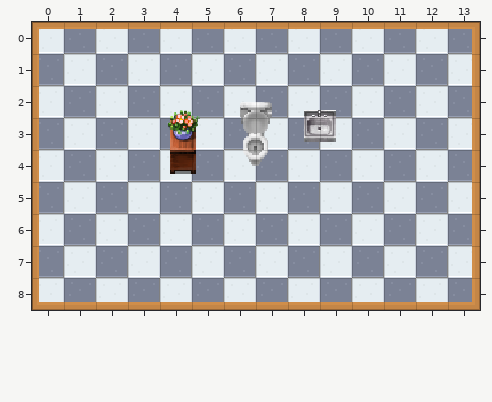
Level history. Tiled map: android/assets/levels/level-bathroom.tmx. Above is the file before it was changed.
Cells are 32x32 px. Shown: x 0..13, y 0..8.
The result:
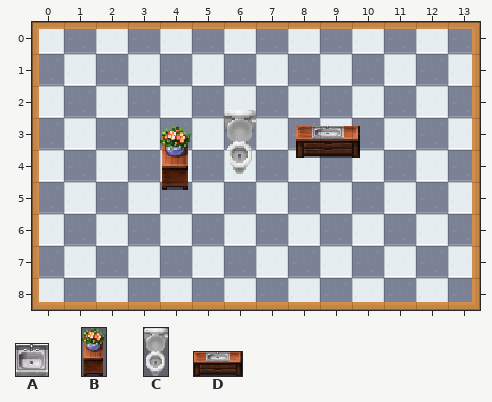
Key: from "objects": A 0 "sink", B 1 "table-flower", C 2 "toilet", D 3 "table-sink".
Objects are placed by their top-left corner, in cells (3,4 is the top-left corner of cell 3,4); size is 1x1 cell unless given.
The commit says: Add different sink to the bathroom
Changes in this commit:
--- layer "objects"
-C "keyitem" at 6.5,2.5 size 1x2
+C "keyitem" at 6,2.8 size 1x2
-B "table-flower" at 4.2,2.8 size 1x2
+B "table-flower" at 4,3.2 size 1x2
+D "table-sink" at 8.2,3.2 size 2x1
-A "sink" at 8.5,2.8
Where, in picture pixels (left, top, right, bottom), the same in both pictures:
changed: (224, 102, 272, 174)
changed: (160, 110, 200, 190)
changed: (296, 110, 360, 158)
